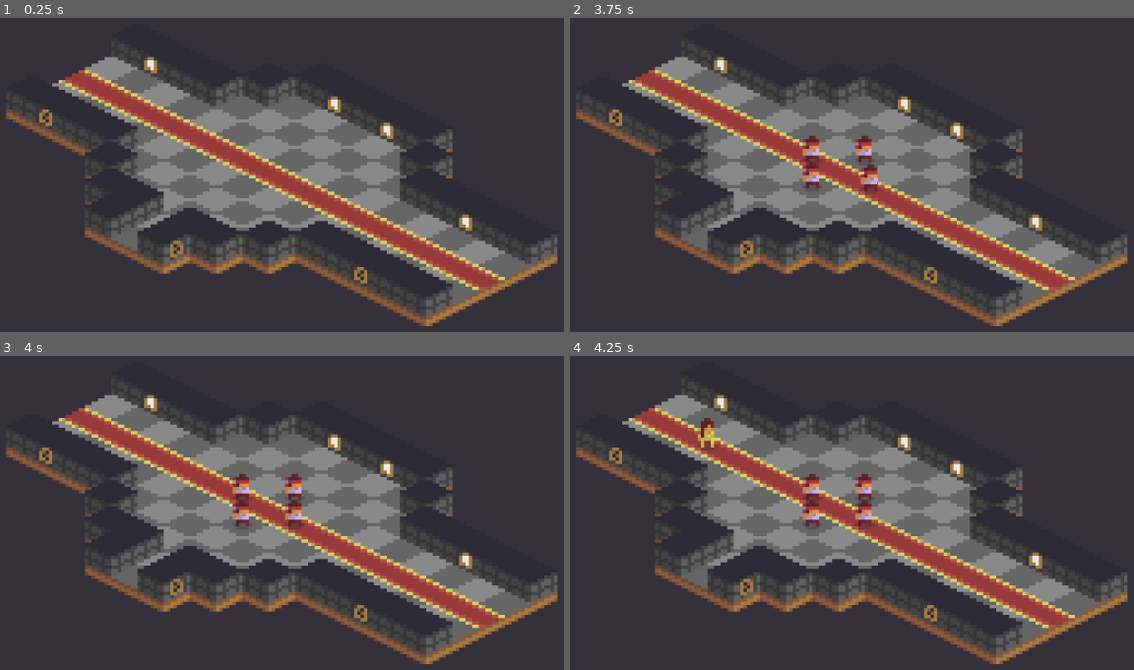
Above: before the commit, frames 1-4 (two rows, left to right).
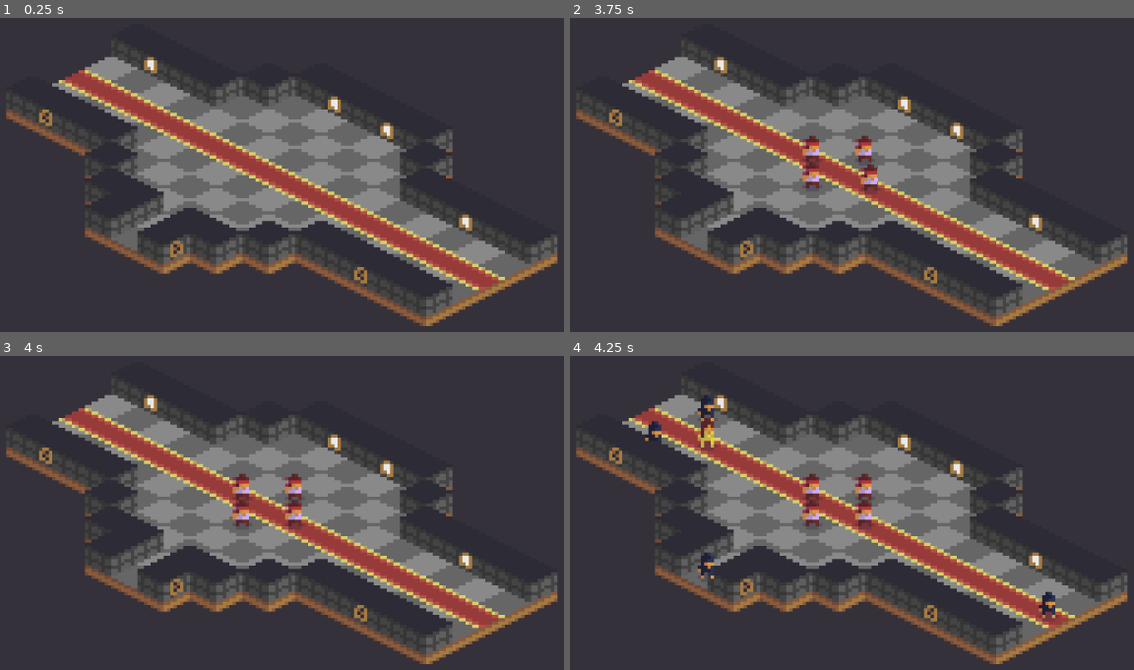
Above: after the commit, the same moments.

Repository: steambap/bit-tactics
Game: Godot game, scene res://scenes/01_castle.tscn
The game is run twice, just before and just after one commit, with the same random seed, the same clock (stepped at 60 frames per second) and the same inputs.
Inputs:
- Up to frame 1 (0.25 s): no input
- Up to frame 2 (3.75 s): tap Enter (ui_accept) at 0.5, 0.77, 1.52, 3.02 s
- Up to frame 3 (4 s): tap Enter (ui_accept) at 3.77 s
- Up to frame 4 (4.25 s): tap Escape (ui_cancel) at 4.15 s

Frames 1-3 are identical in both runs. In frame 4, 0.7% of the frame differs, in the area x 13-87%, y 12-85%.

Commit message:
ninjas and teleport

Diff:
--- a/nodes/actor.gd
+++ b/nodes/actor.gd
@@ -27,7 +27,7 @@
 var isWaitingForNextStepAI = false
 var nextStepTimerAI = 0
 
-onready var scene = get_node("/root/scene")
+onready var scene = get_tree().current_scene
 
 func _ready():
 	set_process(true)
--- /dev/null
+++ b/nodes/ninja.tscn
@@ -0,0 +1,16 @@
+[gd_scene load_steps=3 format=2]
+
+[ext_resource path="res://nodes/actor.gd" type="Script" id=1]
+[ext_resource path="res://nodes/ninja.png" type="Texture" id=2]
+
+[node name="ninja" type="Sprite"]
+position = Vector2( 20, 20 )
+texture = ExtResource( 2 )
+vframes = 4
+hframes = 4
+script = ExtResource( 1 )
+actorName = "Ninja"
+group = 1
+attackPower = 19
+maxHP = 45
+HP = 45
--- /dev/null
+++ b/nodes/teleport_actor.gd
@@ -0,0 +1,25 @@
+extends Node
+
+var manager
+export(NodePath) var actor
+export(Vector2) var position
+
+func start(_manager):
+	manager = _manager
+
+	get_node(actor).position = manager.scene.map_to_world_fixed(position)
+	end()
+
+func end():
+	print(get_name(), " has ended!")
+	manager.contentNow.pop_front()
+	manager.content.pop_front()
+	manager.work()
+	queue_free()
+
+func skip():
+	queue_free()
+	end()
+
+func should_wait_end():
+	return false
--- /dev/null
+++ b/nodes/teleport_actor.tscn
@@ -0,0 +1,6 @@
+[gd_scene load_steps=2 format=2]
+
+[ext_resource path="res://nodes/teleport_actor.gd" type="Script" id=1]
+
+[node name="teleport_actor" type="Node"]
+script = ExtResource( 1 )
--- a/scenes/01_castle.tscn
+++ b/scenes/01_castle.tscn
@@ -12,6 +12,8 @@
 [ext_resource path="res://nodes/prince.png" type="Texture" id=10]
 [ext_resource path="res://nodes/actor.gd" type="Script" id=11]
 [ext_resource path="res://nodes/start_dialogue.tscn" type="PackedScene" id=12]
+[ext_resource path="res://nodes/teleport_actor.tscn" type="PackedScene" id=13]
+[ext_resource path="res://nodes/ninja.tscn" type="PackedScene" id=14]
 
 [node name="scene" type="Node"]
 script = ExtResource( 5 )
@@ -93,6 +95,34 @@
 actorName = "Vladimir"
 group = 1
 
+[node name="ninja_a" parent="objects" groups=[
+"actors",
+] instance=ExtResource( 14 )]
+modulate = Color( 1, 1, 1, 0 )
+position = Vector2( -39.645, 29.921 )
+offset = Vector2( 0, -3 )
+
+[node name="ninja_b" parent="objects" groups=[
+"actors",
+] instance=ExtResource( 14 )]
+modulate = Color( 1, 1, 1, 0 )
+position = Vector2( -25.014, 23.709 )
+offset = Vector2( 0, -3 )
+
+[node name="ninja_c" parent="objects" groups=[
+"actors",
+] instance=ExtResource( 14 )]
+modulate = Color( 1, 1, 1, 0 )
+position = Vector2( 113.835, 58.253 )
+offset = Vector2( 0, -3 )
+
+[node name="ninja_d" parent="objects" groups=[
+"actors",
+] instance=ExtResource( 14 )]
+modulate = Color( 1, 1, 1, 0 )
+position = Vector2( -17, 77 )
+offset = Vector2( 0, -3 )
+
 [node name="castle_intro" parent="." instance=ExtResource( 6 )]
 
 [node name="wait_15f" parent="castle_intro" instance=ExtResource( 8 )]
@@ -154,3 +184,37 @@
 
 [node name="start_dialogue" parent="castle_intro" instance=ExtResource( 12 )]
 dialogue = "01_castle"
+
+[node name="wait_15f3" parent="castle_intro" instance=ExtResource( 8 )]
+frames = 15
+
+[node name="unhide_ninja_a" parent="castle_intro" instance=ExtResource( 7 )]
+actor = NodePath("../../objects/ninja_a")
+waitEnd = true
+
+[node name="unhide_ninja_b" parent="castle_intro" instance=ExtResource( 7 )]
+actor = NodePath("../../objects/ninja_b")
+waitEnd = true
+
+[node name="move_ninja_a" parent="castle_intro" instance=ExtResource( 9 )]
+actor = NodePath("../../objects/ninja_a")
+position = Vector2( 2, 6 )
+
+[node name="move_ninja_b" parent="castle_intro" instance=ExtResource( 9 )]
+actor = NodePath("../../objects/ninja_b")
+position = Vector2( 2, 4 )
+
+[node name="teleport_ninja_c" parent="castle_intro" instance=ExtResource( 13 )]
+actor = NodePath("../../objects/ninja_c")
+position = Vector2( 16, 5 )
+
+[node name="unhide_ninja_c" parent="castle_intro" instance=ExtResource( 7 )]
+actor = NodePath("../../objects/ninja_c")
+waitEnd = true
+
+[node name="unhide_ninja_d" parent="castle_intro" instance=ExtResource( 7 )]
+actor = NodePath("../../objects/ninja_d")
+waitEnd = true
+
+[node name="wait_45f2" parent="castle_intro" instance=ExtResource( 8 )]
+frames = 45
Not shown: 1 places in scenes/01_castle.tscn that only renumber resources
